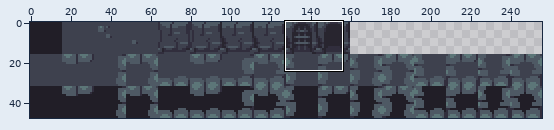
A sprite sheet gets an edit: gfx/tiles.png. The picture above shows the old version from afar; the outline marks the close-up.
Close-up. Before the edit:
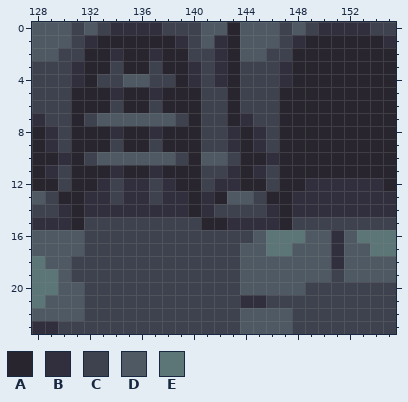
The file is 256x48 pixels. Shown: x 128..155, y 0..23.
Palette (. is transparent): A #28252f  B #312e3d  C #3e414e  D #4e5964  E #5c7678
Pixels before, first column x 128:
 0 DDDCDCBBBBCCCDDADDDCDCBBBBCC
 1 DDDCBAAAAAABCDBADDDCBAAAAAAB
 2 DDCCAABAABAACCBADDCCAAAAAAAA
 3 CCCBAACAACAABCBACCCBAAAAAAAA
 4 CCCBACCDDCCABCBACCCBAAAAAAAA
 5 CCCAAABAABAAACCACCCAAAAAAAAA
 6 CCCAAACAACAAACCACCCAAAAAAAAA
 7 BCCACDDDDDDCACCABCCAAAAAAAAA
 8 ABCAAABAABAAACCBABCAAAAAAAAA
 9 ABCAAACAACAAACCBABCAAAAAAAAA
10 AABACDDDDDDCADDCAABAAAAAAAAA
11 ABCAAABAABAAACCBABCAAAAAAAAA
12 AACAABCBBCBAACBBAACAABBBBBBA
13 DCAABBCBBCBBABADDCAABBBBBBBB
14 CCBABBBBBBBBABCCCCBABBBBBBBB
15 BBBACCCCCCCCCAABBBBACCCCCCCC
16 DDDDCCCCCCCCCCCCCDEEEDDBDEEE
17 DDDDCCCCCCCCCCCCDDEEDDDBDDEE
18 EDDCCCCCCCCCCCCCDDDDDDDBDDDD
19 EEDCCCCCCCCCCCCCDDDDDDDCDDDD
20 EEDDCCCCCCCCCCCCDDDDDCCCCCCC
21 EDDDCCCCCCCCCCCCBBCCCCCCCCCC
22 DDDDCCCCCCCCCCCCDDDDCCCCCCCC
23 BBCCCCCCCCCCCCCCDDDDCCCCCCCC
After the commit:
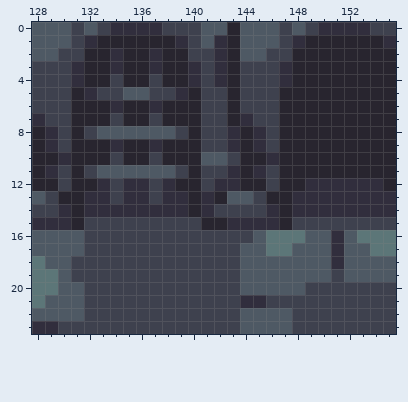
The author wrote: uses new gate graphics
Difference:
The author changed colour C to colour A in row 4 at x 133 and 138; in row 7 at x 132 and 139; in row 10 at x 132 and 139.
The author changed colour D to colour A in row 4 at x 135 to 136; in row 7 at x 133, 135 to 136 and 138; in row 10 at x 133, 135 to 136 and 138.
The author changed colour A to colour B in row 5 at x 132 and 139.
The author changed colour C to colour B in row 3 at x 134 and 137; in row 6 at x 134 and 137; in row 9 at x 134 and 137.
The author changed colour A to colour C in row 5 at x 133 and 138; in row 8 at x 132 and 139; in row 11 at x 132 and 139.
The author changed colour B to colour C in row 5 at x 134 and 137.
The author changed colour D to colour C in row 7 at x 134 and 137; in row 10 at x 134 and 137.
The author changed colour A to colour D in row 5 at x 135 to 136; in row 8 at x 133, 135 to 136 and 138; in row 11 at x 133, 135 to 136 and 138.
The author changed colour B to colour D in row 8 at x 134 and 137; in row 11 at x 134 and 137.
Changed places in both close-ups, as pixel boxes (x1, y1, x2, y2):
changed: (84, 61, 188, 178)
